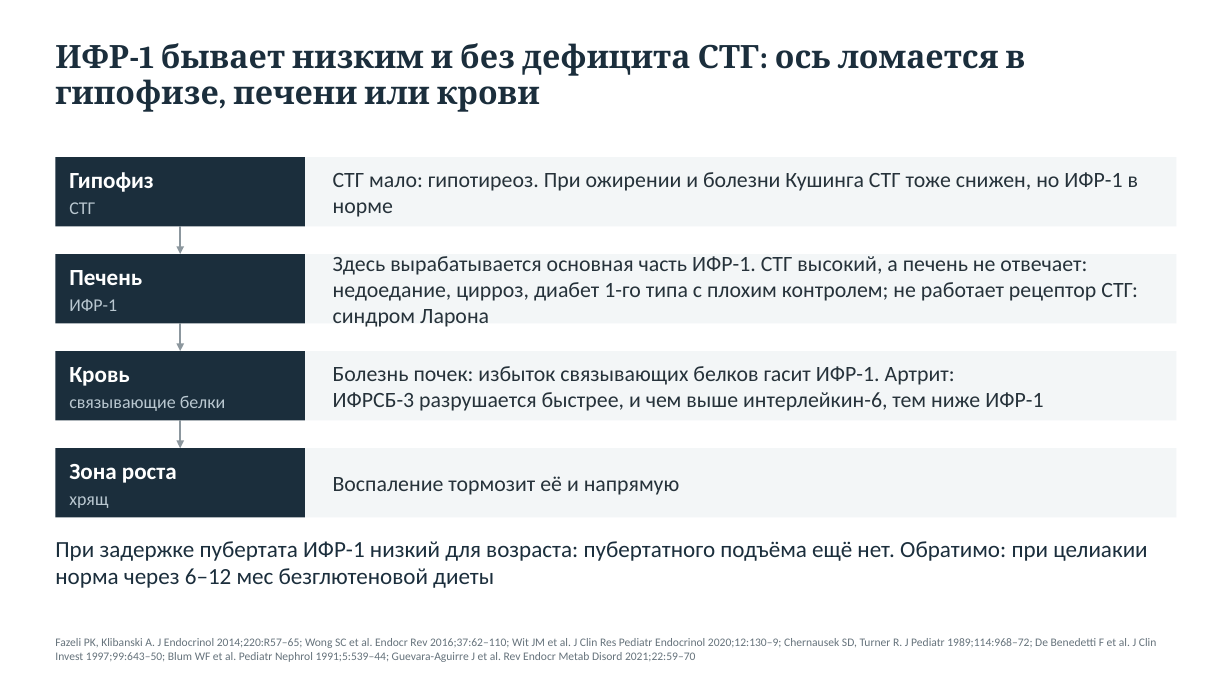
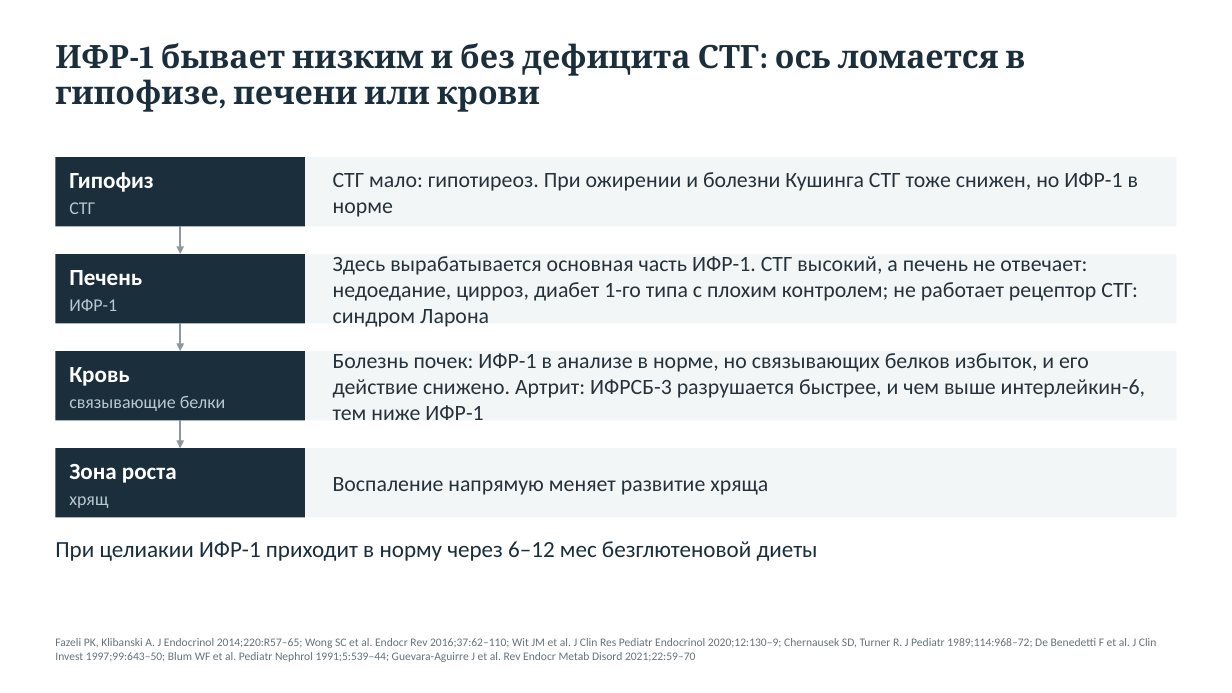
Before and after one commit to drabdulbosit1-eng/my-test-cloud, a slide deck: slide 40 of Endo_short_stature/Эндокринные причины низкорослости 2026.pptx. Drawn at 1232x693 pixels with LibreOffice and Linux fonts; fonts in the diff are those of the drawing. Boxes give left, top, right and bottom in pixels: in the first picture for what was removed or moved away, otherwise in the second. Text is boxed around its words. In the diff, an @@ line names an element or a change of style, - is before the commit and + after.

```diff
--- a/Endo_short_stature/Эндокринные причины низкорослости 2026.pptx
+++ b/Endo_short_stature/Эндокринные причины низкорослости 2026.pptx
@@ text at [333,353,1145,420]: text changed @@
-Болезнь почек: избыток связывающих белков гасит ИФР-1. Артрит: ИФРСБ-3 разрушается быстрее, и чем выше интерлейкин-6, тем ниже ИФР-1
+Болезнь почек: ИФР-1 в анализе в норме, но связывающих белков избыток, и его действие снижено. Артрит: ИФРСБ-3 разрушается быстрее, и чем выше интерлейкин-6, тем ниже ИФР-1
@@ text at [333,477,768,495]: text changed @@
-Воспаление тормозит её и напрямую
+Воспаление напрямую меняет развитие хряща
@@ text at [55,541,818,561]: text changed @@
-При задержке пубертата ИФР-1 низкий для возраста: пубертатного подъёма ещё нет. Обратимо: при целиакии норма через 6–12 мес безглютеновой диеты
+При целиакии ИФР-1 приходит в норму через 6–12 мес безглютеновой диеты
```
Also in this commit, not shown: 20 other slides changed, 13 other files.
